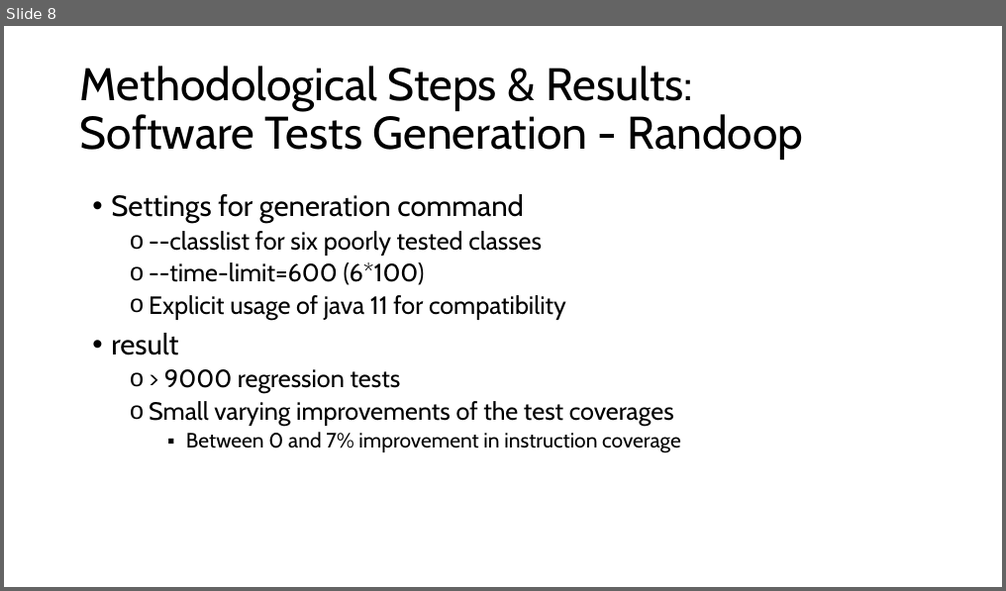
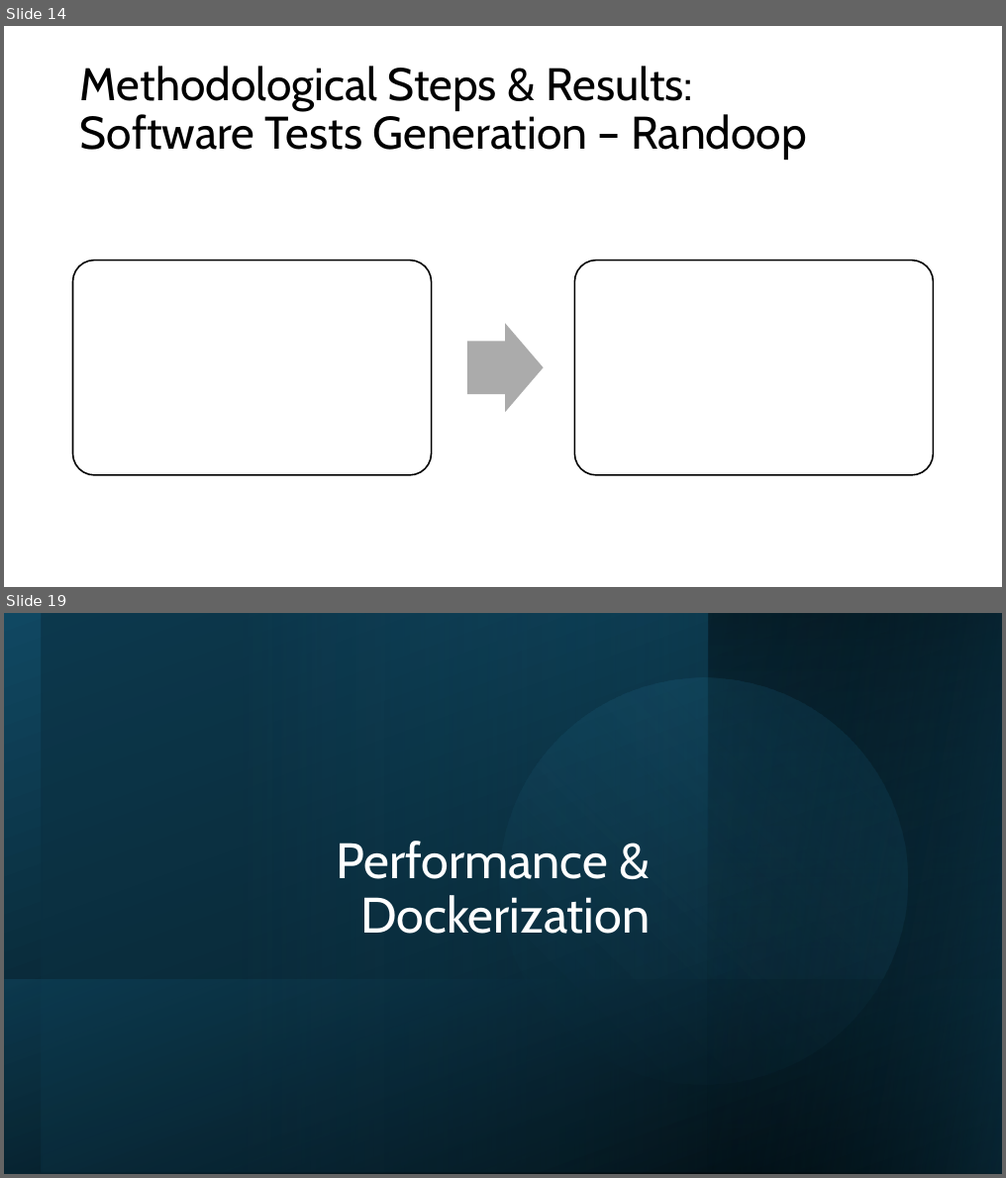
Before and after one commit to Erasmus-In-Salerno/presentation, a slide deck: Presentation_Sof_Dep_Project.pptx. Shown one above the other, each under a label of ours: slide 8 before the commit, slides 14 and 19 after it; the slides between them are not shown. The pictures are 1006x591 and 1006x1178 pixels, drawn with LibreOffice and Linux fonts; fonts in the diff are those of the drawing. Boxes give left, top, right and bottom in pixels: in the first picture for what was removed or moved away, otherwise in the second. Text is boxed around its words. In the diff, an @@ line names an element or a change of style, - is before the commit and + after.

```diff
--- a/Presentation_Sof_Dep_Project.pptx
+++ b/Presentation_Sof_Dep_Project.pptx
@@ slide 19 added at box(4, 613, 1002, 1174), background #FFFFFF @@
@@ rectangle added at box(4, 613, 1002, 1174), fill gradient #000000 to #104862 @@
@@ rectangle added at box(42, 613, 1002, 1173), fill gradient #0B3041 to #156082 @@
@@ ellipse added at box(452, 631, 954, 1131), fill gradient #156082 to #46B1E1 @@
@@ rectangle added at box(708, 613, 1002, 1174), fill gradient #104862 to #000000 @@
@@ rectangle added at box(709, 613, 1002, 1174), fill gradient #104862 to #000000 @@
@@ title added at box(336, 841, 649, 934), 48 pt, text #FFFFFF @@
+Performance & Dockerization
@@ rectangle added at box(5, 980, 1002, 1174), fill gradient #104862 to #000000 @@
@@ what was slide 8 is now slide 14 @@
@@ slide 14 changed as well @@
@@ title at box(80, 66, 807, 160): text changed @@
-Methodological Steps & Results:
-Software Tests Generation - Randoop
+Methodological Steps & Results:
+Software Tests Generation – Randoop
@@ text removed at box(111, 194, 681, 454) @@
-• Settings for generation command
-  o --classlist for six poorly tested classes
-  o --time-limit=600 (6*100)
-  o Explicit usage of java 11 for compatibility
-• result
-  o > 9000 regression tests
-  o Small varying improvements of the test coverages
-    ▪ Between 0 and 7% improvement in instruction coverage
@@ rounded rectangle added at box(73, 261, 432, 475), fill #FFFFFF, outline #000000 1.5 pt @@
@@ rounded rectangle added at box(574, 261, 933, 475), fill #FFFFFF, outline #000000 1.5 pt @@
@@ right arrow added at box(467, 323, 544, 412), fill #ABABAB @@
```
Also in this commit, not shown: 15 other slides changed, 19 other slides added, 2 slides removed.
